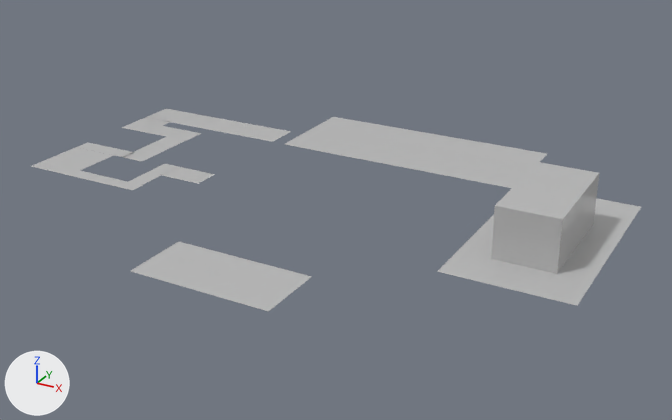
One commit to the FBX model TorahuruGame/Game/Assets/modelData/Stage2/Stage2second.fbx: the scene before it, then after it.
Before and after are seen from a camera (50 mm lens) standing at (9.05, -12.11, 7.82) and looking at (0.13, 4.09, -0.28). Arrows for +X, +Y and +Z are at lower left; the lights stay in place. The first picture is the older version. Where no turn or scale is listed for an object, it has been applied to the vertices.
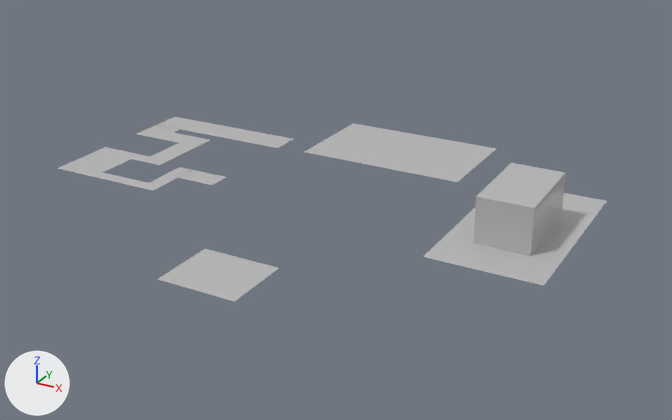
Where the newer file only moved an object's origin or applied its transform, the numbers keep the older frame.

Pixel boxes [x1, y1, x2, y2] of what changed, in the pictures (672 x 420 px):
'Box.002', moved, rescaled (10% narrower, 14% shorter)
    before: [437, 198, 641, 306]
    after: [423, 193, 607, 286]
'Box.003', moved, rescaled (14% narrower, 17% shorter)
    before: [491, 162, 599, 274]
    after: [473, 163, 566, 256]
'Box', moved, rescaled (27% narrower, 17% shorter)
    before: [285, 117, 547, 188]
    after: [305, 123, 497, 182]
'Box.001', moved, rescaled (33% narrower, 23% shorter)
    before: [131, 242, 311, 311]
    after: [158, 249, 279, 302]
'Box.004', moved, rescaled
    before: [147, 109, 291, 142]
    after: [157, 117, 293, 148]
'Box.009', moved, rescaled (12% narrower, 7% shorter)
    before: [31, 147, 113, 175]
    after: [58, 151, 130, 177]
'Box.007', moved, rescaled (12% narrower, 8% shorter)
    before: [123, 137, 186, 161]
    after: [142, 143, 197, 165]
'Box.011', moved, rescaled (8% narrower)
    before: [69, 171, 142, 190]
    after: [94, 173, 161, 191]
'Box.012', moved, rescaled (16% narrower, 9% shorter)
    before: [129, 164, 179, 185]
    after: [150, 167, 192, 186]
'Box.005', moved
    before: [121, 117, 170, 133]
    after: [137, 125, 180, 139]
'Box.006', moved, rescaled (7% narrower, 12% shorter)
    before: [147, 126, 201, 141]
    after: [160, 133, 210, 146]
'Box.013', moved, rescaled (7% narrower, 11% shorter)
    before: [162, 167, 215, 184]
    after: [177, 170, 226, 185]
'Box.008', moved, rescaled (7% narrower, 6% shorter)
    before: [77, 142, 135, 157]
    after: [96, 147, 150, 161]

The change, as a diff of the scene's bpy script:
```diff
--- a/TorahuruGame/Game/Assets/modelData/Stage2/Stage2second.fbx.py
+++ b/TorahuruGame/Game/Assets/modelData/Stage2/Stage2second.fbx.py
@@ me_mesh @@
 # used by ob_box; location = (0.32, 7.72, 0.0)
-me_mesh.from_pydata(...)  # 25 vertices, 16 faces; spans x -2.98..2.98, y -1.28..1.28, z 0.0
+me_mesh.from_pydata(...)  # 25 vertices, 16 faces; spans x -2.26..1.78, y -1.53..1.04, z 0.0
+# me_mesh part 1: the whole mesh is scaled about its middle by (0.675, 1, 1), then moved by (-0.24, -0.24, 0.0)
 me_mesh.materials.append(mat_02___default)
@@ ob_box_001 @@
 ob_box_001 = bpy.data.objects.new('Box.001', me_mesh_001)
-ob_box_001.location = (0.0, 0.0, 0.0)
+ob_box_001.location = (-0.03, 0.0, 0.0)
 ob_box_001.rotation_euler = (0.0, 0.0, 1.565)  # degrees (0, 0, 90)
-ob_box_001.scale = (0.01, 0.01, 0.01)
+ob_box_001.scale = (0.01, 0.00558, 0.01)
@@ ob_box_002 @@
 ob_box_002 = bpy.data.objects.new('Box.002', me_mesh_002)
-ob_box_002.location = (4.69, 4.37, 0.0)
+ob_box_002.location = (4.12, 4.51, 0.03)
 ob_box_002.rotation_euler = (0.0, 0.0, -0.00605)  # degrees (0, 0, -0.3)
-ob_box_002.scale = (0.018, 0.016, 0.015)
+ob_box_002.scale = (0.0163, 0.0145, 0.0136)
@@ ob_box_007 @@
 ob_box_007 = bpy.data.objects.new('Box.007', me_mesh_007)
-ob_box_007.location = (-5.27, 4.67, 0.0)
-ob_box_007.scale = (0.01, 0.01, 0.01)
+ob_box_007.location = (-4.73, 4.57, 0.0)
+ob_box_007.scale = (0.00925, 0.00869, 0.00813)
@@ ob_box_003 @@
 ob_box_003 = bpy.data.objects.new('Box.003', me_mesh_003)
-ob_box_003.location = (4.71, 4.15, 1.1)
+ob_box_003.location = (4.13, 4.31, 1.02)
 ob_box_003.rotation_euler = (0.0, 3.127, 1.565)  # degrees (0, 179, 90)
-ob_box_003.scale = (0.01, 0.01, 0.00323)
+ob_box_003.scale = (0.00794, 0.00904, 0.00292)
@@ ob_box_006 @@
 ob_box_006 = bpy.data.objects.new('Box.006', me_mesh_006)
-ob_box_006.location = (-5.58, 5.84, 0.0)
-ob_box_006.scale = (0.01, 0.01, 0.01)
+ob_box_006.location = (-5.03, 5.58, 0.0)
+ob_box_006.scale = (0.00925, 0.00869, 0.00813)
@@ ob_box_005 @@
 ob_box_005 = bpy.data.objects.new('Box.005', me_mesh_005)
-ob_box_005.location = (-6.64, 6.03, 0.0)
+ob_box_005.location = (-6.01, 5.74, 0.0)
 ob_box_005.scale = (0.0124, 0.01, 0.01)
@@ ob_box_011 @@
 ob_box_011 = bpy.data.objects.new('Box.011', me_mesh_011)
-ob_box_011.location = (-4.9, 2.49, 0.0)
-ob_box_011.scale = (0.01, 0.01, 0.01)
+ob_box_011.location = (-4.43, 2.67, 0.0)
+ob_box_011.scale = (0.00925, 0.00869, 0.00813)
@@ ob_box_004 @@
 ob_box_004 = bpy.data.objects.new('Box.004', me_mesh_004)
-ob_box_004.location = (-5.03, 6.95, 0.0)
-ob_box_004.scale = (0.01, 0.011, 0.01)
+ob_box_004.location = (-4.52, 6.55, 0.0)
+ob_box_004.scale = (0.00925, 0.00952, 0.00813)
@@ ob_box_012 @@
 ob_box_012 = bpy.data.objects.new('Box.012', me_mesh_012)
-ob_box_012.location = (-4.2, 3.32, 0.0)
-ob_box_012.scale = (0.0111, 0.01, 0.01)
+ob_box_012.location = (-3.76, 3.39, 0.0)
+ob_box_012.scale = (0.0103, 0.00869, 0.00813)
@@ ob_box_013 @@
 ob_box_013 = bpy.data.objects.new('Box.013', me_mesh_013)
-ob_box_013.location = (-3.48, 3.65, 0.0)
-ob_box_013.scale = (0.01, 0.01, 0.01)
+ob_box_013.location = (-3.12, 3.68, 0.0)
+ob_box_013.scale = (0.00925, 0.00869, 0.00813)
@@ ob_box_009 @@
 ob_box_009 = bpy.data.objects.new('Box.009', me_mesh_009)
-ob_box_009.location = (-6.43, 3.07, 0.0)
-ob_box_009.scale = (0.01, 0.01, 0.01)
+ob_box_009.location = (-5.85, 3.17, 0.0)
+ob_box_009.scale = (0.00925, 0.00869, 0.00813)
@@ ob_box_008 @@
 ob_box_008 = bpy.data.objects.new('Box.008', me_mesh_008)
-ob_box_008.location = (-6.27, 4.02, 0.0)
-ob_box_008.scale = (0.00959, 0.0112, 0.01)
+ob_box_008.location = (-5.71, 4.0, 0.0)
+ob_box_008.scale = (0.00887, 0.00977, 0.00813)
```
